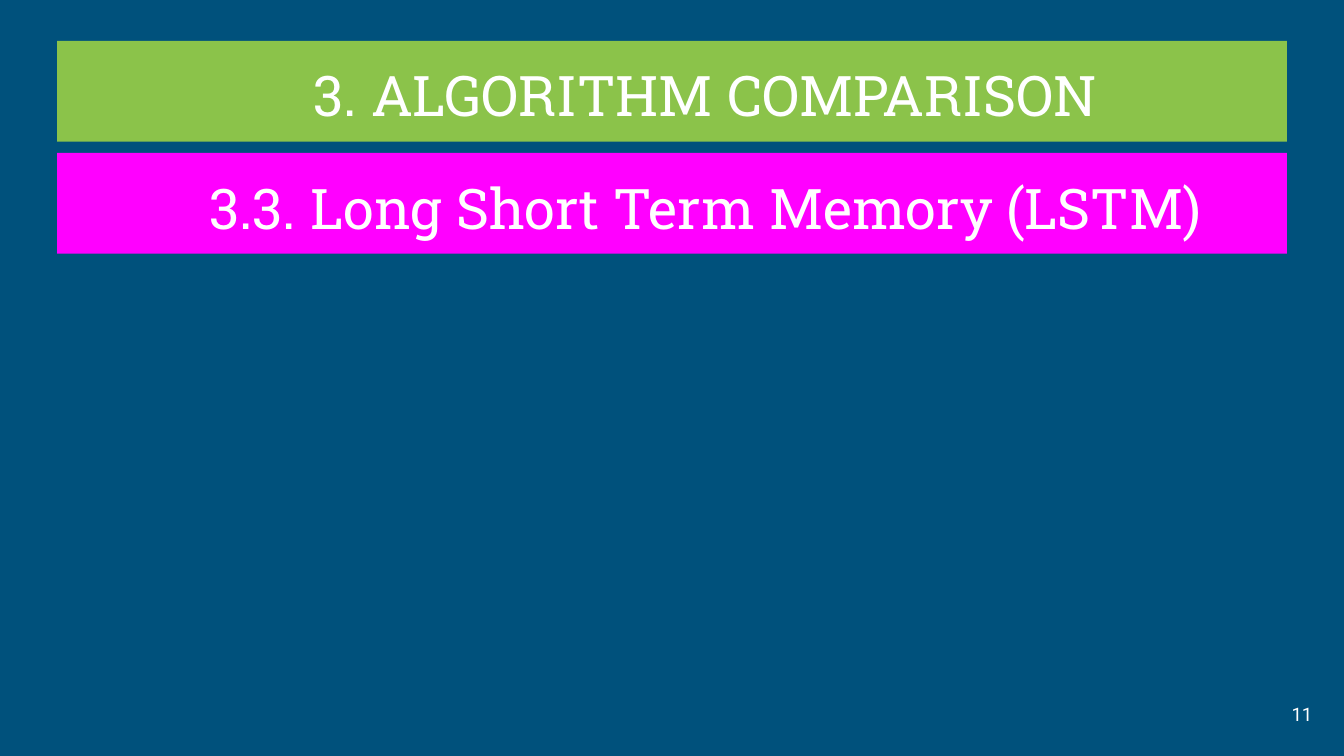
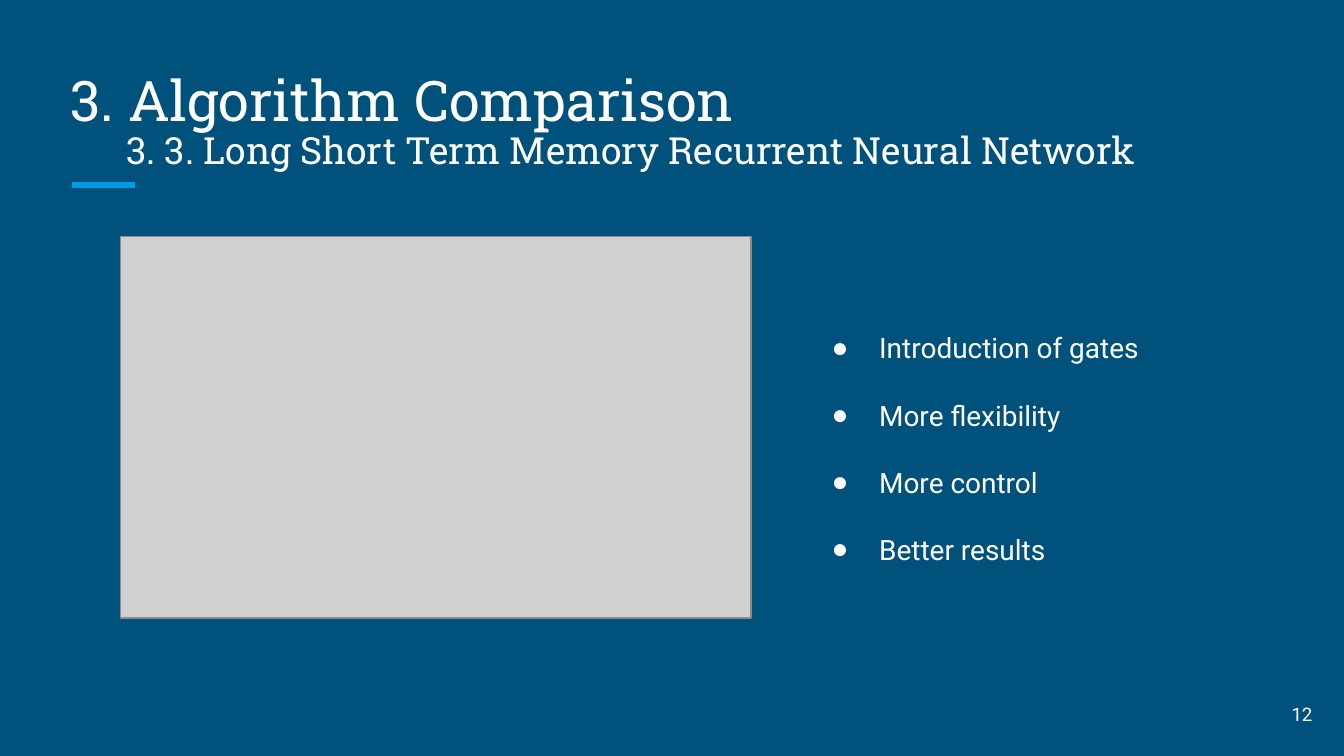
Before and after one commit to ferriitoo/CS584-Machine-Learning, a slide deck: slide 12 of project/CS584-ML-Project.pptx (slide 11 before the commit). Drawn at 1344x756 pixels with LibreOffice and Linux fonts; fonts in the diff are those of the drawing; grey boxes stand for pictures. Boxes give left, top, right and bottom in pixels: in the first picture for what was removed or moved away, otherwise in the second. Text is boxed around its words. In the diff, an @@ line names an element or a change of style, - is before the commit and + after.

```diff
--- a/project/CS584-ML-Project.pptx
+++ b/project/CS584-ML-Project.pptx
@@ title "3. Algorithm Comparison": place and size @@
-title "3. Algorithm Comparison" at [56,40,1286,141]
+title "3. Algorithm Comparison" at [70,78,734,133]
@@ title "3. Algorithm Comparison" at [70,78,734,133]: fill #8BC34A to none @@
@@ title at [70,78,734,133]: text changed @@
-3. ALGORITHM COMPARISON
+3. Algorithm Comparison
@@ text "3. 3. Long Short Term ...": place and size @@
-text "3. 3. Long Short Term ..." at [56,153,1286,254]
+text "3. 3. Long Short Term ..." at [126,130,1135,172]
@@ text "3. 3. Long Short Term ..." at [126,130,1135,172]: fill #FF00FF to none @@
@@ text at [126,130,1135,172]: text changed; size 30 to 20 pt @@
-3.3. Long Short Term Memory (LSTM)
+3. 3. Long Short Term Memory Recurrent Neural Network
@@ line added from (73, 185) to (134, 185), #039BE5 3 pt @@
@@ picture added at [120,237,750,618] @@
@@ text added at [879,336,1138,561], 15 pt, text #FFFFFF @@
+● Introduction of gates
+● More flexibility
+● More control
+● Better results
@@ page number at [1292,707,1313,721]: text changed @@
-11
+12
```
Also in this commit, not shown: 9 other slides changed, 8 slides added, 6 slides removed, 1 other file.
